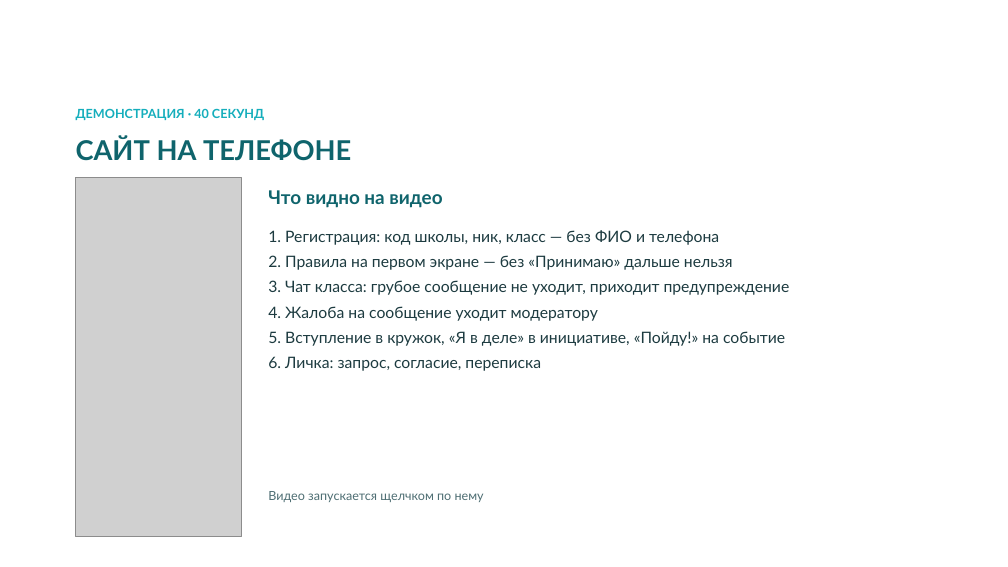
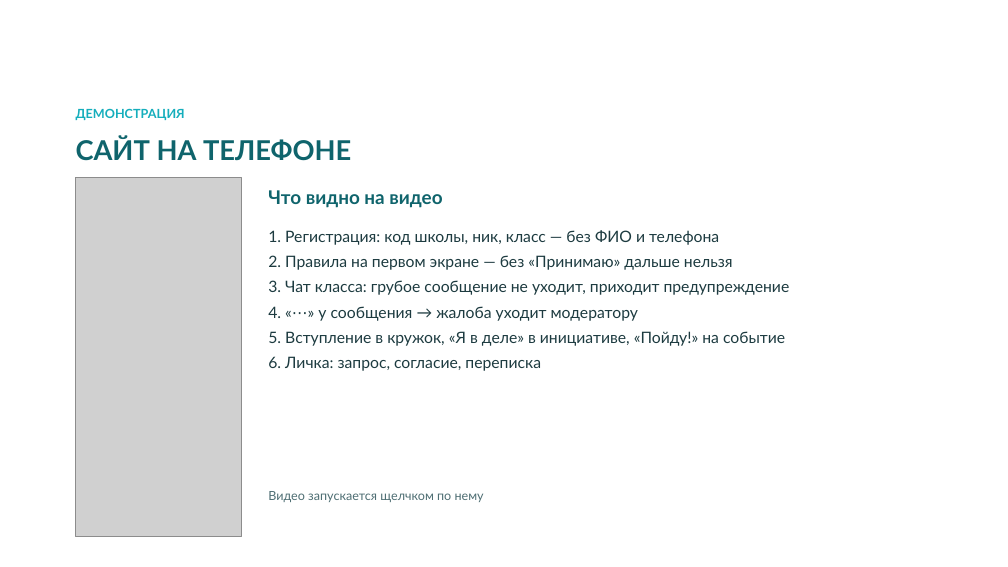
Before and after one commit to bnhogpad228/school-app, a slide deck: slide 8 of presentation/shkolny-dvor-SK-sreda.pptx. Drawn at 1008x567 pixels with LibreOffice and Linux fonts; fonts in the diff are those of the drawing; grey boxes stand for pictures; background and template pictures are left out. Boxes give left, top, right and bottom in pixels: in the first picture for what was removed or moved away, otherwise in the second. Text is boxed around its words. In the diff, an @@ line names an element or a change of style, - is before the commit and + after.

```diff
--- a/presentation/shkolny-dvor-SK-sreda.pptx
+++ b/presentation/shkolny-dvor-SK-sreda.pptx
@@ text at (76,108,185,120): text changed @@
-ДЕМОНСТРАЦИЯ · 40 СЕКУНД
+ДЕМОНСТРАЦИЯ
@@ text at (268,306,638,321): text changed @@
-4. Жалоба на сообщение уходит модератору
+4. «⋯» у сообщения → жалоба уходит модератору
```
Also in this commit, not shown: 1 other slide changed, 3 other files.
